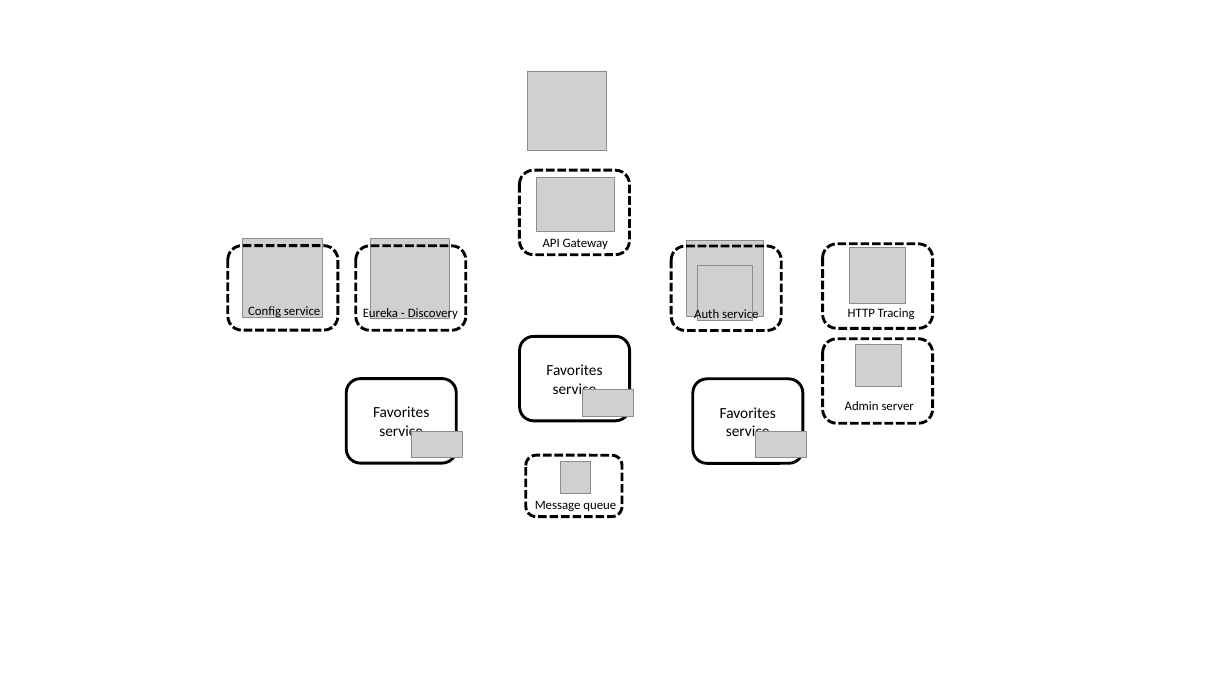
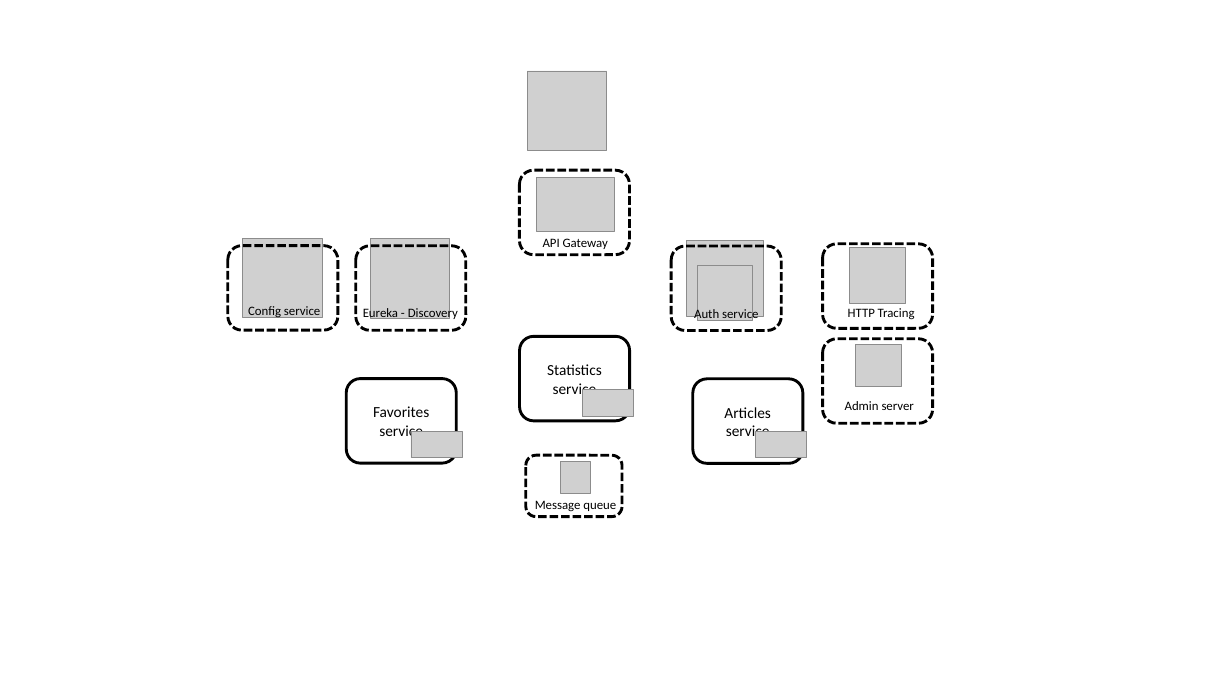
Before and after one commit to fedexu/love-article, a slide deck: slide 2 of docs/Architecture_love_article.pptx. Drawn at 1232x693 pixels with LibreOffice and Linux fonts; fonts in the diff are those of the drawing; grey boxes stand for pictures. Boxes give left, top, right and bottom in pixels: in the first picture for what was removed or moved away, otherwise in the second. Text is boxed around its words. In the diff, an @@ line names an element or a change of style, - is before the commit and + after.

Commit message:
fixed documentation - added slide

```diff
--- a/docs/Architecture_love_article.pptx
+++ b/docs/Architecture_love_article.pptx
@@ text at (x1=547, y1=364, x2=602, y2=375): text changed @@
-Favorites
+Statistics
@@ text at (x1=724, y1=407, x2=770, y2=418): text changed @@
-Favorites
+Articles
```
Also in this commit, not shown: 2 other files.
